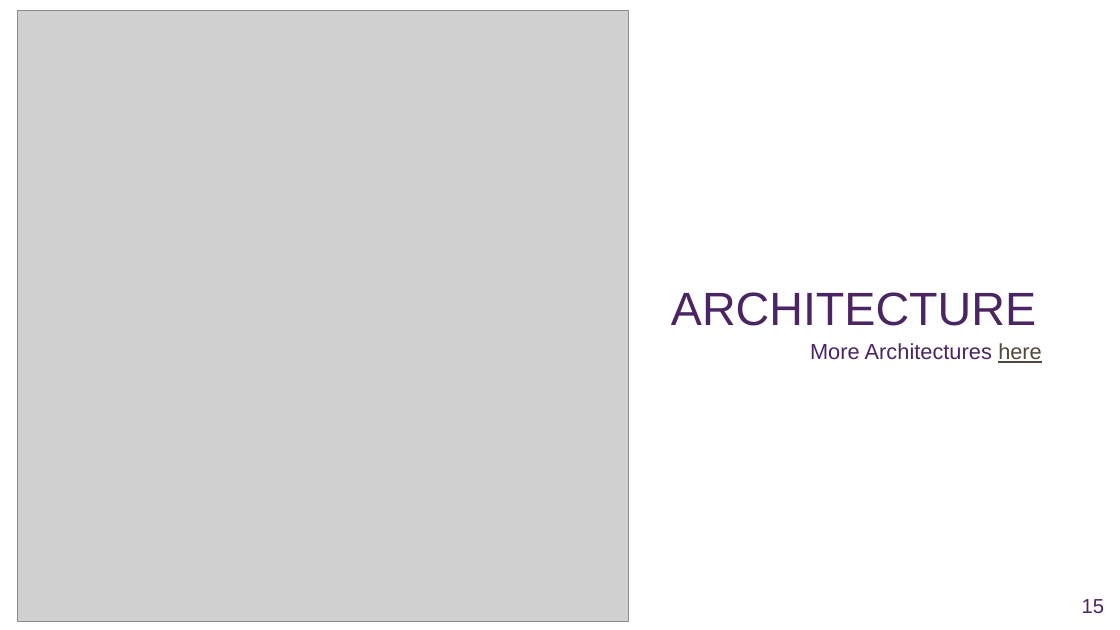
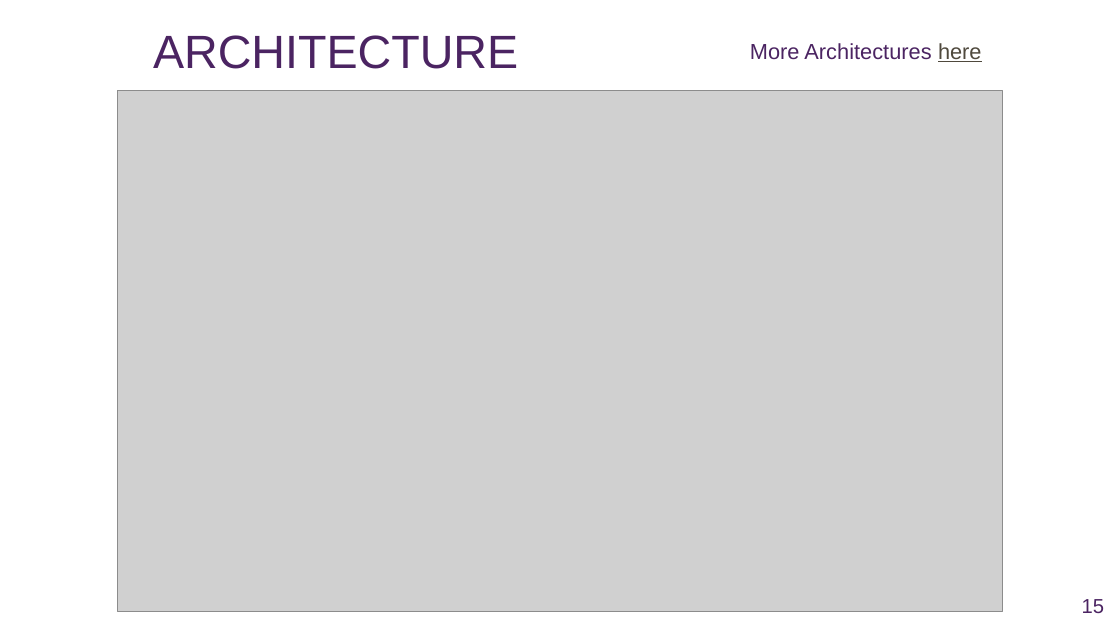
Before and after one commit to Diseasecard/Diseasecard.github.io, a slide deck: slide 15 of documents/elaboration_presentation.pptx. Drawn at 1120x630 pixels with LibreOffice and Linux fonts; fonts in the diff are those of the drawing; grey boxes stand for pictures; background and template pictures are left out. Boxes give left, top, right and bottom in pixels: in the first picture for what was removed or moved away, otherwise in the second. Text is boxed around its words. In the diff, an @@ line names an element or a change of style, - is before the commit and + after.

```diff
--- a/documents/elaboration_presentation.pptx
+++ b/documents/elaboration_presentation.pptx
@@ text "ARCHITECTURE" moved from (x1=671, y1=292, x2=1036, y2=326) to (x1=153, y1=35, x2=518, y2=69) @@
@@ text "ARCHITECTURE" at (x1=153, y1=35, x2=518, y2=69): alignment centre to left @@
@@ text "More Architectures here" moved from (x1=810, y1=343, x2=1042, y2=363) to (x1=750, y1=43, x2=982, y2=62) @@
@@ text "More Architectures here" at (x1=750, y1=43, x2=982, y2=62): alignment left to right; vertical alignment bottom to middle @@
@@ picture resized from (x1=18, y1=10, x2=629, y2=622) to (x1=118, y1=91, x2=1002, y2=612) @@
```
Also in this commit, not shown: 1 other file.
